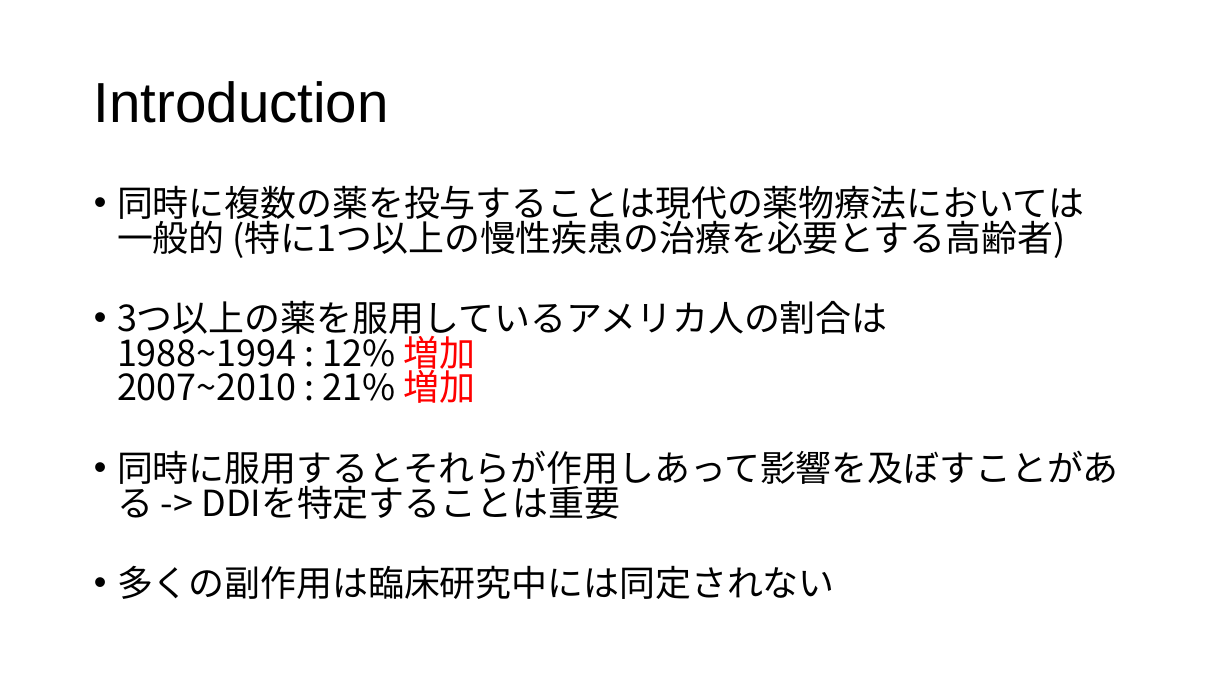
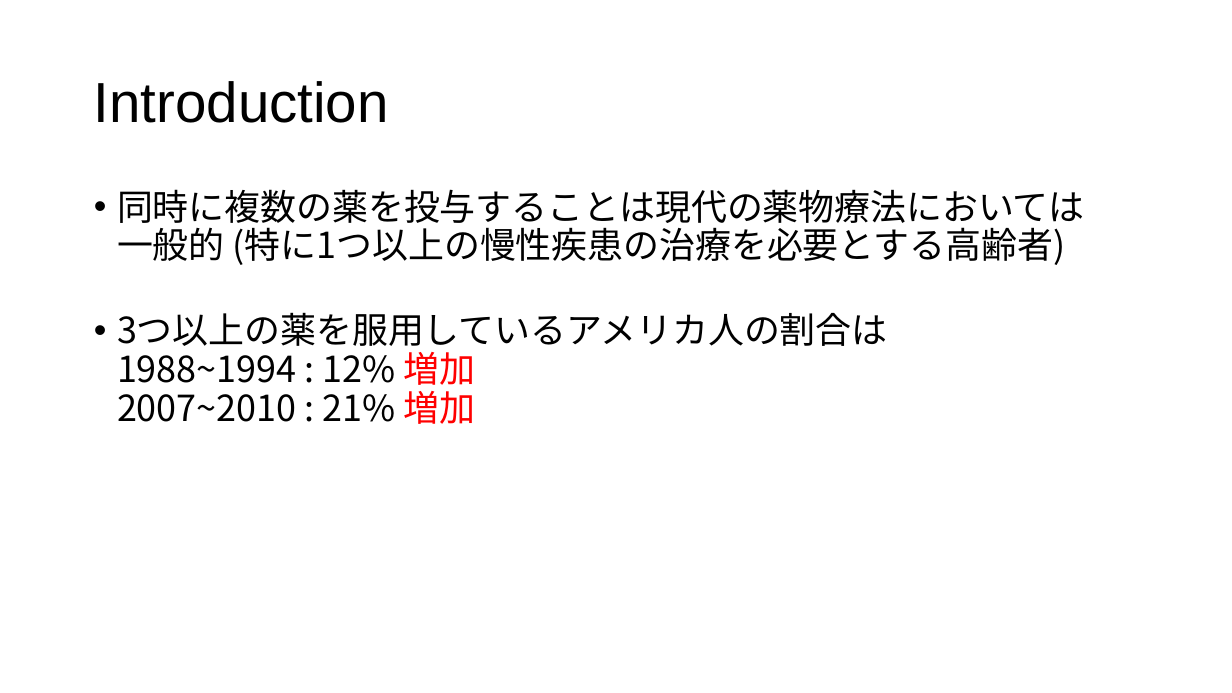
Before and after one commit to tsutarou10/variousFile, a slide deck: slide 5 of Predicting potential drug-drug interactions on topological and semantic similarity features using statistical learning.pptx (slide 4 before the commit). Drawn at 1232x693 pixels with LibreOffice and Linux fonts; fonts in the diff are those of the drawing. Boxes give left, top, right and bottom in pixels: in the first picture for what was removed or moved away, otherwise in the second. Text is boxed around its words. In the diff, an @@ line names an element or a change of style, - is before the commit and + after.

```diff
--- a/Predicting potential drug-drug interactions on topological and semantic similarity features using statistical learning.pptx
+++ b/Predicting potential drug-drug interactions on topological and semantic similarity features using statistical learning.pptx
@@ text "同時に複数の薬を投与することは現代の薬物療法においては 一般的 (特に1つ以上の慢性疾患の治療を必要とする高齢者)" at <box>117,189,1084,424</box>: line spacing 0.8 to 0.9 @@
@@ text at <box>117,450,1119,599</box>: paragraphs removed @@
-• 同時に服用するとそれらが作用しあって影響を及ぼすことがある -> DDIを特定することは重要
-• 多くの副作用は臨床研究中には同定されない
```
Also in this commit, not shown: 11 other slides changed, 5 slides added, 3 other files.
